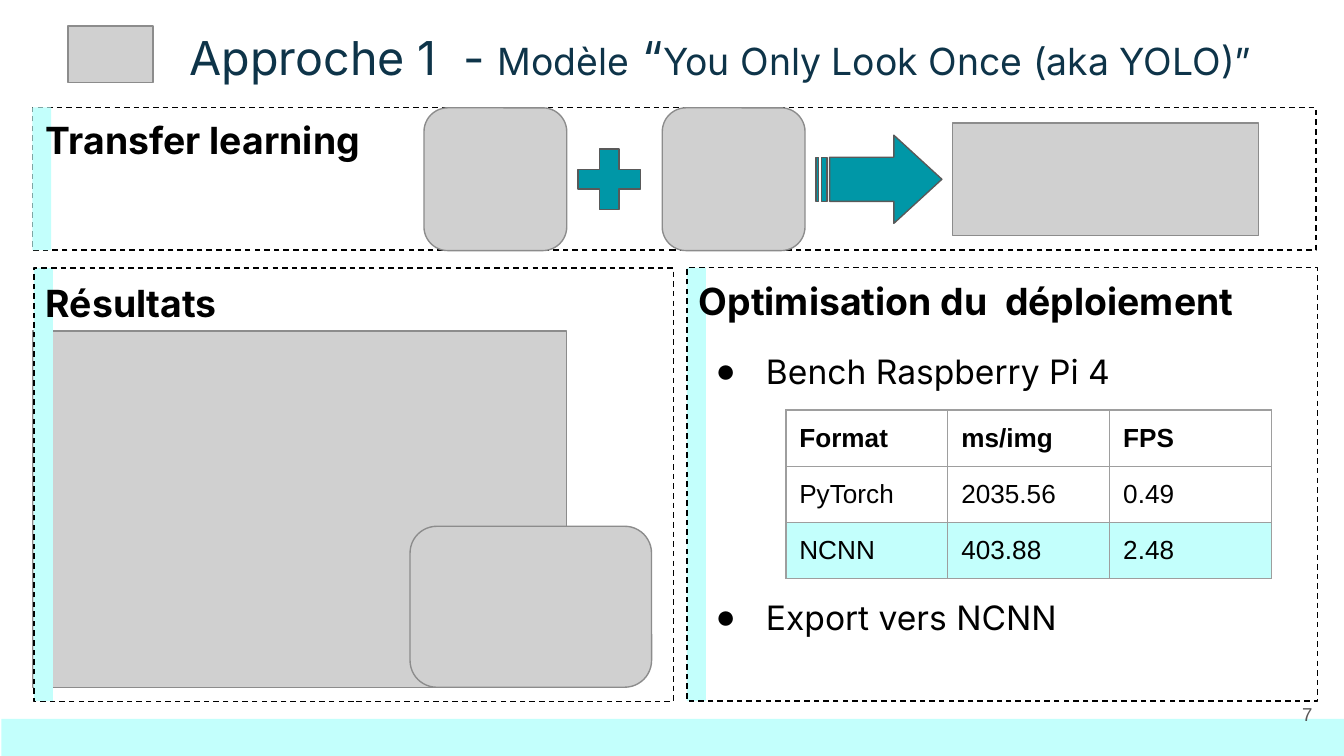
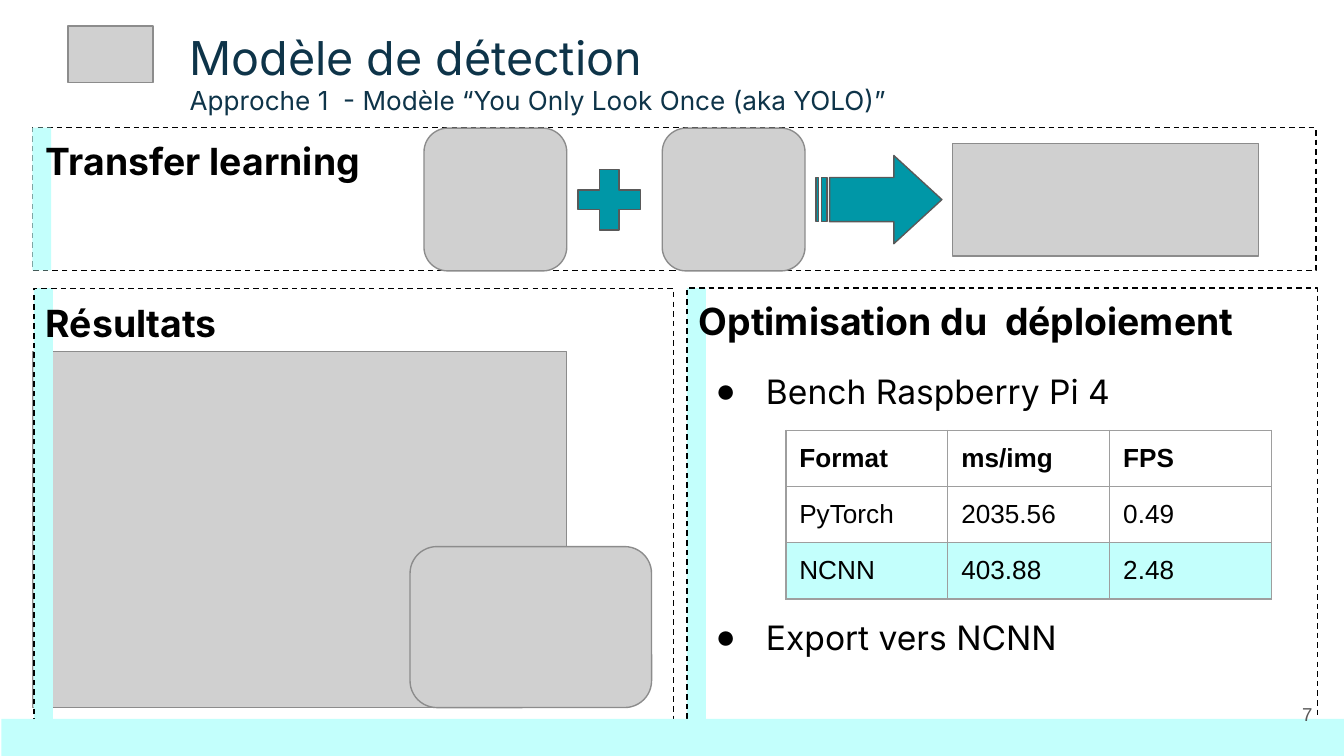
Before and after one commit to sg1961/CertifCDSD, a slide deck: slide 7 of Bloc6/Projet_TrafficSigns-Presentation.ppsx. Drawn at 1344x756 pixels with LibreOffice and Linux fonts; fonts in the diff are those of the drawing; grey boxes stand for pictures. Boxes give left, top, right and bottom in pixels: in the first picture for what was removed or moved away, otherwise in the second. Text is boxed around its words. In the diff, an @@ line names an element or a change of style, - is before the commit and + after.

```diff
--- a/Bloc6/Projet_TrafficSigns-Presentation.ppsx
+++ b/Bloc6/Projet_TrafficSigns-Presentation.ppsx
@@ title at [190,39,885,116]: text changed; size 20 to 14 pt @@
-Approche 1 - Modèle “You Only Look Once (aka YOLO)”
+Modèle de détection
+Approche 1 - Modèle “You Only Look Once (aka YOLO)”
@@ 6 rectangles, 5 pictures, 5 texts, 1 table, 1 plus sign, 1 striped right arrow: place and size @@
-6 rectangles, 5 pictures, 5 texts, 1 table, 1 plus sign, 1 striped right arrow at [32,108,1317,700]
+6 rectangles, 5 pictures, 5 texts, 1 table, 1 plus sign, 1 striped right arrow at [32,128,1317,722]
```
Also in this commit, not shown: 2 other slides changed, 1 slide added.
